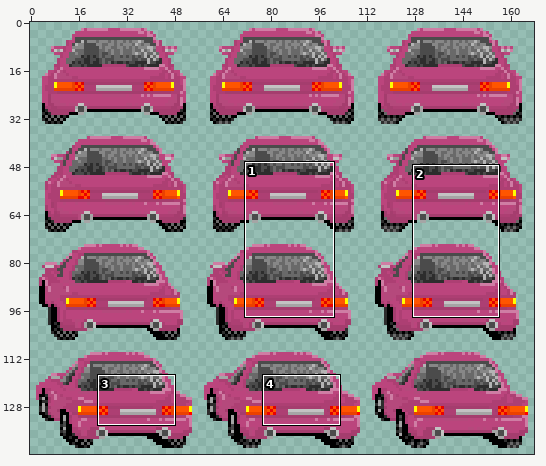
Sprite sheet: assets/car-sheet-coupe-violet.png. Above, an overview of the earlier version with the close-up marked.
Close-up. Before the edit:
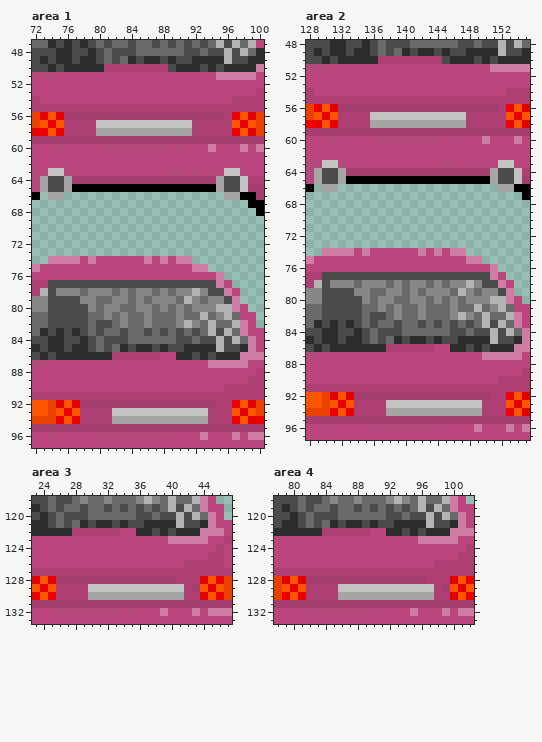
The file is 168x144 pixels. Shown: area 1: x 72..100, y 47..97; area 2: x 128..155, y 48..97; area 3: x 23..47, y 118..133; area 4: x 78..102, y 118..133. The commit also changed other parts of the picture, which this record leaves out.
And afterwards:
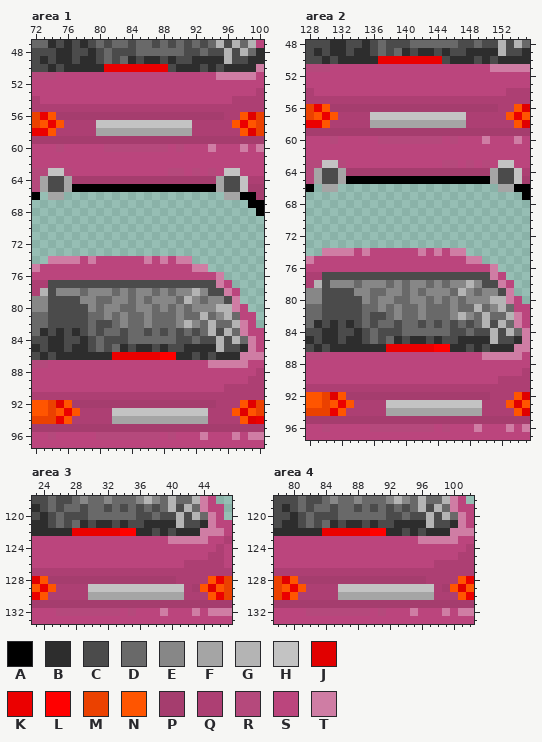
Palette (. is transparent): A #000000  B #2d2d2d  C #4b4b4b  D #696969  E #878787  F #a5a5a5  G #b4b4b4  H #c3c3c3  J #e10000  K #eb0000  L #ff0000  M #eb4100  N #ff5500  P #a53d6e  Q #ad3f73  R #b5497c  S #bb457d  T #cf7da4
The edit:
{"where": "area 1"}
{"y":50,"x":81,"old":"QQQQQQQQ","new":"KKKKKKKK"}
{"y":56,"x":75,"old":"J","new":"P"}
{"y":56,"x":97,"old":"K","new":"Q"}
{"y":58,"x":75,"old":"K","new":"Q"}
{"y":58,"x":97,"old":"K","new":"Q"}
{"y":86,"x":82,"old":"QQQQQQSS","new":"KKKKKKLL"}
{"y":92,"x":77,"old":"J","new":"P"}
{"y":92,"x":97,"old":"K","new":"Q"}
{"y":94,"x":77,"old":"K","new":"Q"}
{"y":94,"x":97,"old":"K","new":"Q"}
{"where": "area 2"}
{"y":50,"x":137,"old":"QQQQQQQQ","new":"KKKKKKKK"}
{"y":56,"x":131,"old":"J","new":"P"}
{"y":56,"x":153,"old":"K","new":"Q"}
{"y":58,"x":131,"old":"K","new":"Q"}
{"y":58,"x":153,"old":"K","new":"Q"}
{"y":86,"x":138,"old":"QQQQQQSS","new":"KKKKKKLL"}
{"y":92,"x":133,"old":"J","new":"P"}
{"y":92,"x":153,"old":"K","new":"Q"}
{"y":94,"x":133,"old":"K","new":"Q"}
{"y":94,"x":153,"old":"K","new":"Q"}
{"where": "area 3"}
{"y":122,"x":28,"old":"QQQQQQSS","new":"KKKKKKLL"}
{"y":128,"x":25,"old":"J","new":"P"}
{"y":128,"x":44,"old":"J","new":"Q"}
{"y":130,"x":25,"old":"K","new":"Q"}
{"y":130,"x":44,"old":"J","new":"Q"}
{"where": "area 4"}
{"y":122,"x":84,"old":"QQQQQQSS","new":"KKKKKKLL"}
{"y":128,"x":81,"old":"J","new":"P"}
{"y":128,"x":100,"old":"J","new":"Q"}
{"y":130,"x":81,"old":"K","new":"Q"}
{"y":130,"x":100,"old":"J","new":"Q"}
